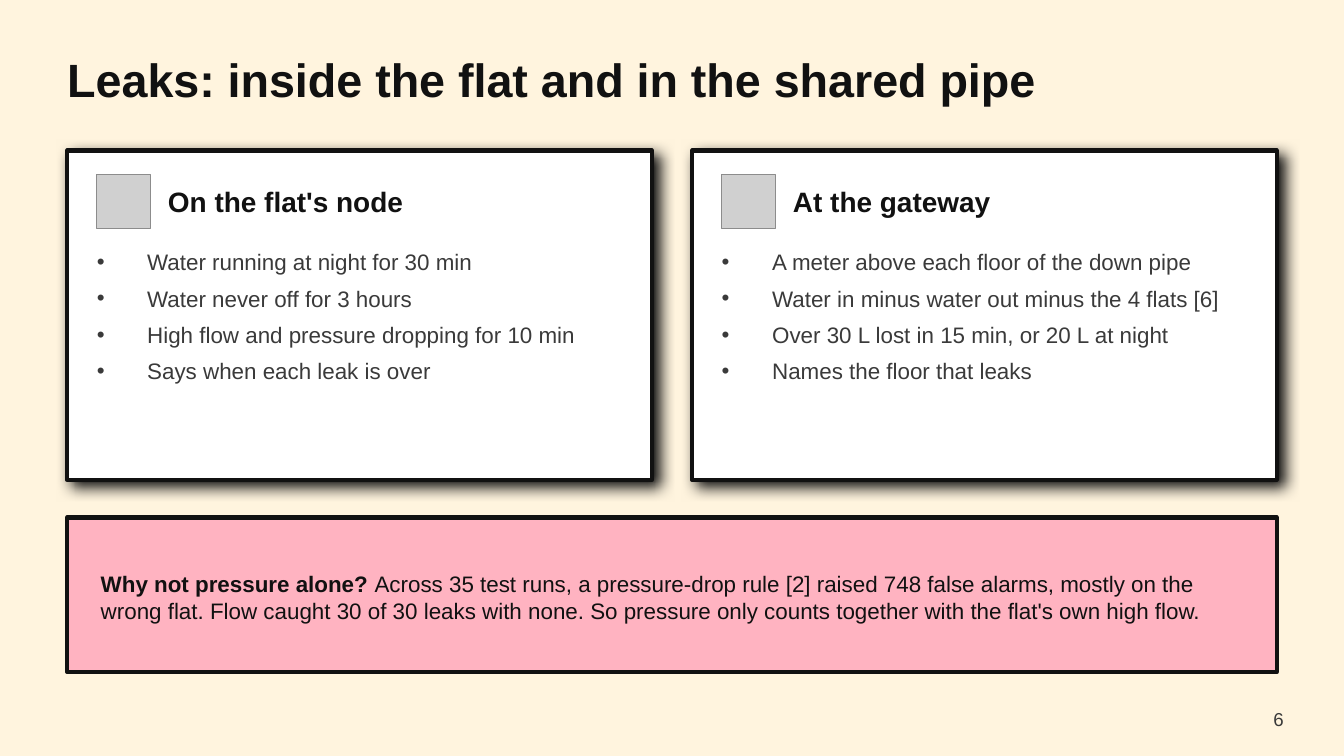
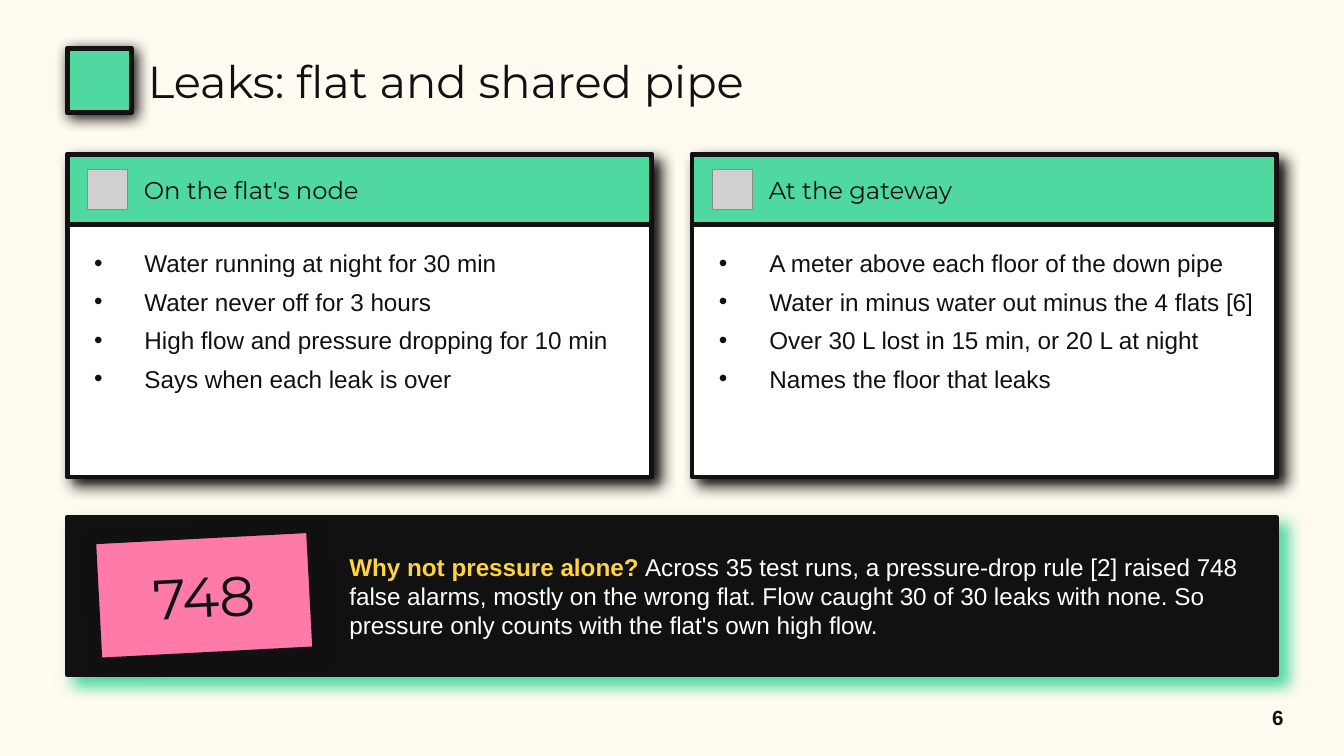
Before and after one commit to riyaa42/aqua_edge, a slide deck: slide 6 of presentation/final/aqua_edge_final_neobrutalism.pptx. Drawn at 1344x756 pixels with LibreOffice and Linux fonts; fonts in the diff are those of the drawing; grey boxes stand for pictures. Boxes give left, top, right and bottom in pixels: in the first picture for what was removed or moved away, otherwise in the second. Text is boxed around its words. In the diff, an @@ line names an element or a change of style, - is before the commit and + after.

```diff
--- a/presentation/final/aqua_edge_final_neobrutalism.pptx
+++ b/presentation/final/aqua_edge_final_neobrutalism.pptx
@@ background #FFF4DE to #FFFBF0 @@
@@ rectangle added at <box>67,48,132,113</box>, fill #4FD8A0, outline #111111 2.5 pt @@
@@ title at <box>148,64,744,107</box>: text changed; size 25 to 24 pt; font Arial to Montserrat; bold off @@
-Leaks: inside the flat and in the shared pipe
+Leaks: flat and shared pipe
@@ rectangle: place and size @@
-rectangle at <box>67,151,652,480</box>
+rectangle at <box>67,155,652,477</box>
@@ rectangle at <box>67,155,652,477</box>: outline #111111 2.25 pt to #111111 2.5 pt; shadow changed @@
@@ rectangle added at <box>67,155,652,224</box>, fill #4FD8A0, outline #111111 2.5 pt @@
@@ picture added at <box>87,169,128,210</box> @@
@@ picture removed at <box>97,175,151,228</box> @@
@@ text "On the flat's node": place and size @@
-text "On the flat's node" at <box>168,191,403,213</box>
+text "On the flat's node" at <box>144,181,359,199</box>
@@ text "On the flat's node" at <box>144,181,359,199</box>: size 15 to 13 pt, font Arial to Montserrat, bold off @@
@@ rectangle at <box>692,155,1277,477</box>: outline #111111 2.25 pt to #111111 2.5 pt; shadow changed @@
@@ rectangle: place and size @@
-rectangle at <box>692,151,1277,480</box>
+rectangle at <box>692,155,1277,477</box>
@@ rectangle added at <box>692,155,1277,224</box>, fill #4FD8A0, outline #111111 2.5 pt @@
@@ picture added at <box>712,169,753,210</box> @@
@@ picture removed at <box>722,175,775,228</box> @@
@@ text "At the gateway" at <box>769,181,952,204</box>: size 15 to 13 pt, font Arial to Montserrat, bold off @@
@@ text "At the gateway": place and size @@
-text "At the gateway" at <box>793,191,990,217</box>
+text "At the gateway" at <box>769,181,952,204</box>
@@ text "Water running at night for ..." at <box>144,254,607,393</box>: size 12 to 13 pt, text colour #3A3A3A to #111111 @@
@@ text "A meter above each floor ..." at <box>769,254,1253,389</box>: size 12 to 13 pt, text colour #3A3A3A to #111111 @@
@@ rectangle at <box>67,517,1277,675</box>: fill #FFB3C1 to #111111; outline #111111 2.25 pt to #111111 2.5 pt; shadow on @@
@@ rectangle added at <box>94,531,315,660</box>, fill #FF7AA8, outline #111111 2.5 pt @@
@@ text at <box>349,558,1237,639</box>: text changed; size 12 to 13 pt; text colour #111111 to #FFFFFF @@
-Why not pressure alone? Across 35 test runs, a pressure-drop rule [2] raised 748 false alarms, mostly on the wrong flat. Flow caught 30 of 30 leaks with none. So pressure only counts together with the flat's own high flow.
+Why not pressure alone? Across 35 test runs, a pressure-drop rule [2] raised 748 false alarms, mostly on the wrong flat. Flow caught 30 of 30 leaks with none. So pressure only counts with the flat's own high flow.
@@ text added at <box>154,576,256,620</box>, 30 pt, text #111111 @@
+748
@@ page number at <box>1272,710,1283,725</box>: size 10 to 11 pt, text colour #3A3A3A to #111111, bold on @@
```
Also in this commit, not shown: 11 other slides changed, 1 other file.
